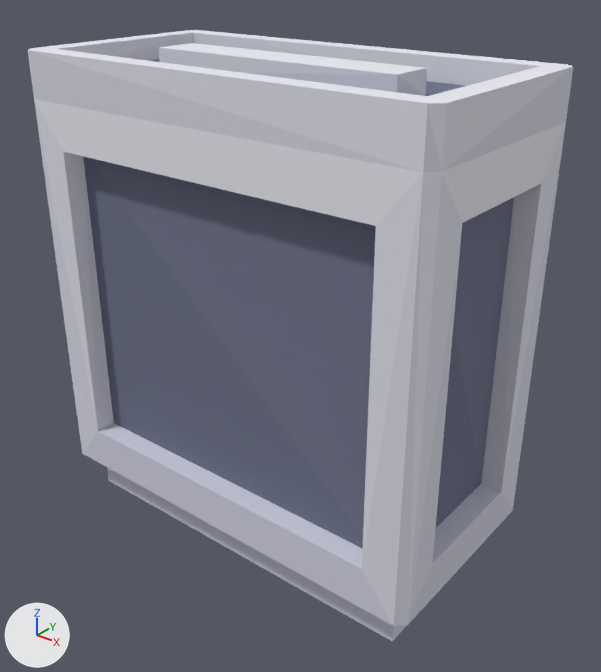
A saved change to the glTF model client/public/models/batiments/block_wide_a.glb.
One viewpoint serves both versions: a camera (50 mm lens) standing at (1.1, -1.317, 1.321) and looking at (0.043, 0.005, 0.502). The lights are fixed; the arrows at lower left show +X, +Y and +Z. The first picture is the older version. Vertices at exactly the same position are counted once.

The first picture shows 'block_wide_a'.
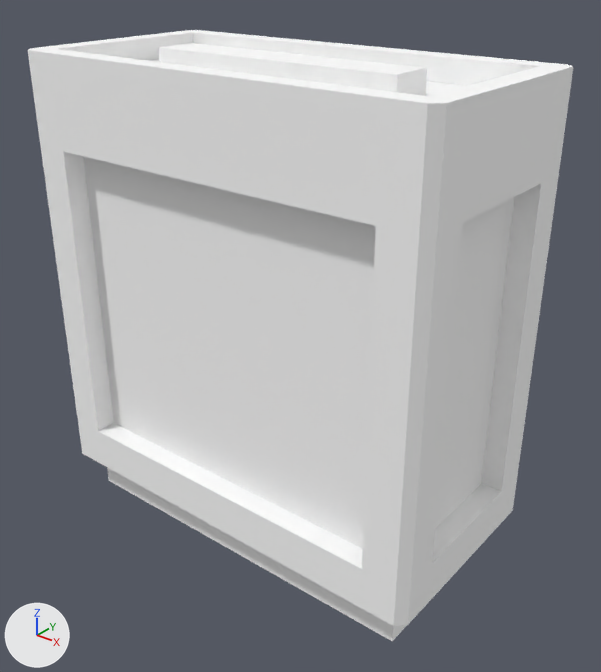
The edits, one by one:
me_block_wide_a has 80 vertices, 156 faces and spans x -0.5..0.5, y -0.25..0.25, z 0.0..1.1.
me_block_wide_a is used by ob_block_wide_a; location (0.0, 0.0, 0.0).
me_block_wide_a part 1: 96 faces centred in x -0.5..0.5, y -0.25..0.25, z 0.4..1.1 are repainted in the vertex colours; the middle colour goes from white #e2e2ed to white #ffffff.
me_block_wide_a part 2: 60 faces centred in x -0.5..0.5, y -0.25..0.25, z 0.0..1.067 are repainted in the vertex colours; the middle colour goes from light grey #d2d2e2 to white #ffffff.

What differs and where, as boxes [x1, y1, x2, y2] in the pictures (601 x 672 px):
part 1 of me_block_wide_a, recoloured
    both: [28, 30, 573, 626]
part 2 of me_block_wide_a, recoloured (lighter)
    both: [28, 50, 573, 641]
